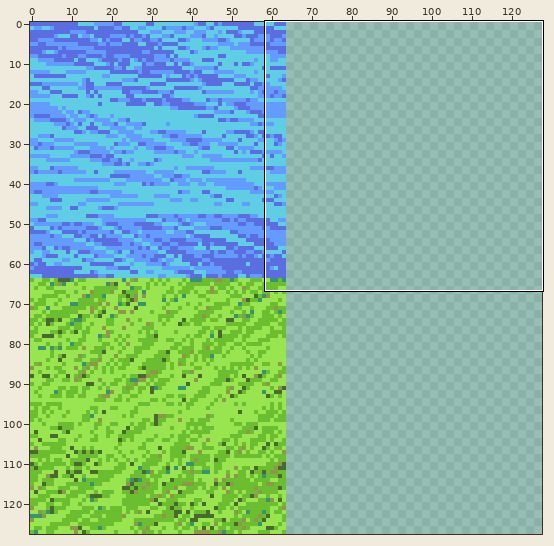
A sprite sheet gets an edit: assets/tiles/marged.png. Above: a wide view before the commit, with the close-up outlined.
Close-up. Earlier state:
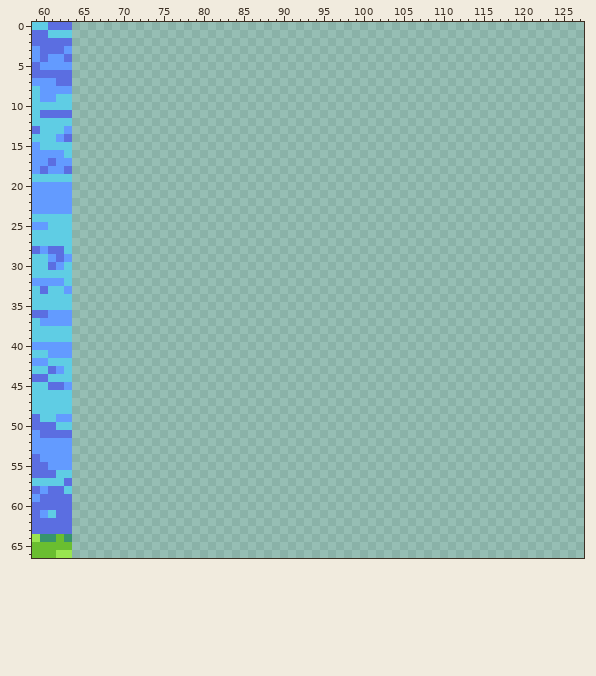
The file is 128x128 pixels. Shown: x 59..127, y 0..66.
After the commit:
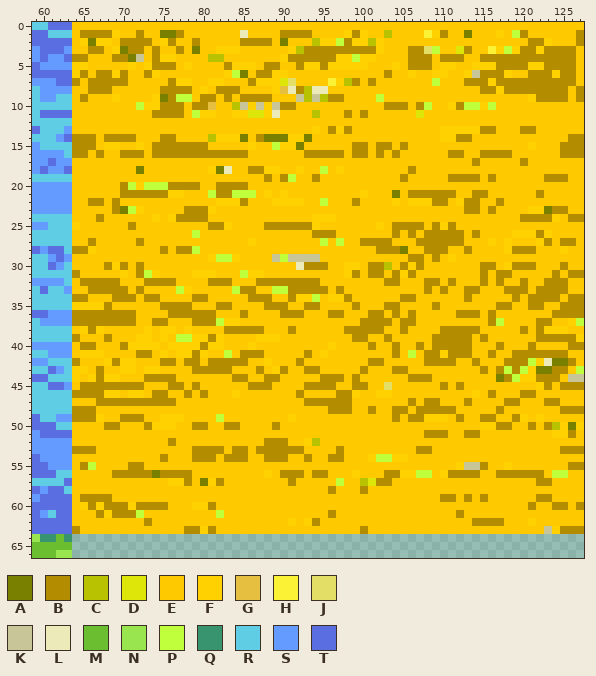
Palette (. is transparent): A #798000  B #b38c00  C #b8c200  D #dee609  E #ffc900  F #ffd100  G #e6bf40  H #fbf236  J #e3df66  K #c8c699  L #eceab9  M #6abe30  N #99e550  P #bfff3c  Q #37946e  R #5fcde4  S #639bff  T #5b6ee1
Changes in this commit:
Changed rows in their new state; - is an unchanged pixel.
first column x 64:
 0 EEEEEEEEEEEEEEEEEEEEEEEEEEEEEEEEEEEEEEEEEEEEEEEEEEEEEEEEEEEEEEEE
 1 EBBBBFEEBEEAABEEEEEEELEEEEBBBBEEEEFBFEECEEEEHFBEEAEEEFEPBEEEEEEB
 2 EFAFFEBBBBEFBEEBEEEEEBBBBEAEEECFFPBFFCFEEEEEEEEEEEEEEEEEEBBFEEEB
 3 EEBBEFABBEBEEBEAEEFFFEEEEEEFCBBBBBBBBBFEEEBBJPEEDBEEHFPFBBFBBBBE
 4 BBEEEBBAKEBFFEEEECCEEEEEEEFBBBBBBFFPFFEEEEBBBEBBBEEBBBBBBBBBBBBE
 5 FFEEEEEFEFBBBEFEEEEBFFFEBBEEBFFBFFFFFEEEFEBBBEFFEEFFFBBBBFFBBBBE
 6 FBEBBFBEEBFEEEEEEEEFPAEBBFFEEEEEEEEEEEEBEEFEEFFEEFKBBBFEEBBBFBBE
 7 BEBBBBBEEEEEBFFEEFFEEEBFFFDJEEEEHFCBEBEEEEEEEPEEEBBBFBBBBBBBBBBE
 8 EEBBBEEEEEEBBBBEFEBBBEEEEFGLBCLLEEEEEEEEEEEEEEEEEEEBBFBBBBBBBBEB
 9 EBEEEFEEEEFABPPEBBEBEBBBBEEEKCKCBBEEEEPEEEEEEEEEEEEEEEEEEFBBBBEB
10 EEEEEEEEPFFBBBEBBGEECKFKFKBBEEEEEEEEEEEBBBEBPEEFBPPFPEEEEEEEEEEE
11 EEEEEEEEEEBBBBEPFFEEFFDDFLEEEECEEEBEBEEEEEEDEEEEEEEEEEEEEEEEEEEE
12 EEEEEEEEEEEEEEEEEEEEEEEEEEEEEEEEEEEEEEEEEEEEEEEEEEEEEEEEEEEEEEEE
13 EEEEEEEEEEEEEEEEEEEEEEEEEEEEEEFEBFBEEEEEEEEEEEFFFFFBBEEEBBEEEEEE
14 BBBEBBBBEEEBBEEEECFFFAEBAAAFFAEEEEEEEEEEEEEEEEFFBBEEEEEEEEEEEEBB
15 BBBEFFEEFEBBBBBBBEEEEEFEEPFFAEEEEEEBBEBBEBEEEEEEEEEEEEEEEFEEEBBB
16 BBEBEEBBBEBBBBBBBBBBBBEEEEEEEBBBBBEBBEBEBEEEEEEBBEEBBBBEEEEEEBBB
17 EEEEEEEEEEEEEEEEEEEEEEEEEEEEEEEEEEEEEEEEEEEEEEEEEEBEEEEEBEEEEEEE
18 EEEEEEEEAEEEEEEEEFALEEBBFFEEFEEPEFEEEEEEEEBEEEEEEEEEEEEEEEEEEEEE
19 EEEEEEEEEEEEEEEEEEEEEEEEBEBPEEBEEEEEEEEEEBEEEEEBBBBEBEEEEEEBBBEE
20 EEEEEEBPFPPPBBBBEEBBBBEEEEEEEEEEEEEEEEEEEEEEEEEEEEEEEEEEEEEEEEEE
21 EEEEEEBBBBBBFFEEEPBBPPPEFEFEEEEEEEEEFEEEAEBBBBBBEEBBEEEEEEBEEEEE
22 EEBBEBEEEEEEEEEEEEFFFBEEEFFFFEEPEEEBEEEEFEFFFBBEFBBEEBEEEEEEEEEE
23 EEEEEBAPFEEEEEBBBFEEEEEEEEEEEEEEEEEEEEEEEEEEEEEEEBBEBEEEEFFABBEE
24 EEEBEEEEEEFEFBBBBEEEEEEEEEEEEEFFFEEEEEEEEEEEEEEEEEEEEEEEBBBBFEBB
25 FEEEEEEBEEEEEEEEEBBFEEEEBBBBBBFEEEEEEEFEBBBBEBFBEEEEEEEEEEEEEEEE
26 EEEEEEEEEEEEEEEPEEEEEEEEEEEEEEBBBEEEEEEEBEBEBBBBBEBEEEEFFFBFEEEE
27 EEBEEEEEBEEEEEEEEEEEEEFEEEEEEEEPEPEEBBBBEEEBBBBBBEEEFEFEEEFBEBBE
28 BBFEEEEEEEEBEBBPEEEEEEEEEEEEEEEEEEEEEEBBBAEEBBBEEBEEEEFBBBEEEFEE
29 EEEEEEEEEEEEEEEEEFPPFEEEEKPKKKKEEEEEEEEEEEBBEBEFEEEEEEEEEEEEEEEE
30 EEEEBFBEBEEEEEEEEEEEEEEEEEEELBBBEEFFEBBCEBFBEEEEEEEBBEFBBBEEEBEE
31 BEEEEEFEBPFEEEEFFFEEEPFFEEEEEEEEEEFBEBBEBFBEEEEEEEEBEBBEEEEEBEBB
32 EBBBBBEEEBBBBEEEEBBBEEEBBBBBBBBEEEEEEEEBBEEEBBEBEEEBEBEEBEEBBBEE
33 EEBBBBBEBEEEEPFEEEEEPBBEEPPBBBBBEBEEEEEEEEEEBEBEEBBEEEBBBEBBBBEE
34 BBEEEBBBEBBEEEEBBEEEEEBBBEEBFFPEFFBEEEEEEBBEEEEEEBEEEEEBEBBBBEBB
35 FFFFBEEEEEEBBBBEEEBBEEEEBBBEEBBEEEEBEEEBBEEEEBEEEEEEEBBEEBBEEBBB
36 BBBBBBBBEEEEBBBBBBEEEBEEEEBBBEEEBBEEEBBEBEBEEEEEBBBEBEEEEEEEBBBB
37 BBBBBBBBEEBBEEEBBBPFFEEEEEEEEEEEEEEEBBBBEBBEEEEEEEEEBPEEEEBBEEFP
38 EFBFEEEEEFEFFEFEEEEBBBBBEEEBEEEEEEBBBBBEEBEEEEBBBBBEEEEEBEBFFFEE
39 BEEEBEEEFFEFEPPFFBFEEEEFFFEEEEEEEEEBBEEBEEEEEBBBBBEBEEEEEEBBBBBF
40 EBBEEEBFFFFEFFFFBFFEEEFEEEEEEEEEFEEEEBEEBEEBEBBBBBEEEBEEEBEEEEBB
41 EFFFEEEEBBEFEFFBFEEPEBBBEEEEEBEFEEEEEEEEBEPEBBFBBBEEBEEBBBBBBBEE
42 BEEEFBFFEEEBBEBBEBBBBBEEFEEEBEEEEEEEEBBEEEEEBBBBEEBEEEBBBPFLAABE
43 FFEBEEFFEFFEEEEBBBBBEEEBEFBEEBBEEEEEBEEEBBEEEEEEEEEBEBPBPFAABBEP
44 FEFBFFEEEBBBBEEEEEEEBBEEBBEEEEEBBBEBEEEEEEBBBEEEEEEEEABPFFBBBEKK
45 EBBBBBBBBEEEBBEBEEEEEEBBBEEEEBBBBEEBBEEJEEEEEEBEBEEEEEEEEEFBEBBB
46 BBBBFFEFFEBBEEBEBEEEFEEEEEEEBEEEEBBFEEFFEEEEEEEEEEFEBEEEBBEEEEEE
47 EEEBBBBBBBBBBEEEEEEEEEEEEEEEEBBBBBBEEEEEEEBEBBEEEBEEEEBBEEEBBEEE
48 BBBEEEEEEEEEEEEEEEEEEEEEEEEEEEEEBBBEEBEEBBEBBBBBEEEEEBEEEEEEEBBB
49 BBBFEEBBBEEFFFEEEEPEEEEEEEEFEEEEEEEEEEEEBEBBFFFEBEEBBEEBFEFEEEEE
50 EEEEBBEEEBFFFEEBBEEBBEEEEBEEEEEEEEEEEEEEEEEEEEEEEEEFFBBEEBEBCFAF
51 EEEEEEEEEEEEEEEEEEEEEEEEEEEEEEEEEEEEEEEEEEEEBBBEEBBEEEEEEEEEFFBE
52 EEEEEEEEEEEEBEEEEEEEEEEEBBBEEFCEEEEEEEEEEEEEEEEEEEEEEEEEEEEEEEEE
53 BBBEEEEEEEEEEEEBBBBEBBEBBBBBBEEEEBEEEEEEEEEBBEEEEEEEEEEEEEEEEBBB
54 EEEEEEEEEEEBEEEBBBEBBBEEBBBEEBEEBBEEEFPPFFEEEEEEEEEEEEEEEEEEEEEE
55 EBPEEEEBBEEEEEEEEEEEEEEEEEEEEEEEEEEEEEEEEEEEEEEEFKKBEEFEEEEEEEBB
56 EEEEEBBBBBABBBBEEEEEEEEEFEBBBEBBEEEFEEEBBFFPPEFBBBBEEBBBBBBEPPEE
57 EEEEEEEEEEEEFFBEAFBEEEEEEEEBEEEEEPEECDBBEEEEEEEEEEEEEEEEEEBBEEEE
58 EEEEEEEEEEEEEEEEEEEEEEEEEEEEEEEEBEEEBEEEEEEEEEEEEEEEEEEEEEEEEEEE
59 EBBBBEEEEEEEEEEEEEEEEEEEEEEEEEEEEEEEEEEEEEEEEEBBEBEBEEEEEEBBEEEE
60 EFBFBBBFBBBBEEEFFBEEEEEEEEEEEEEEEEEEEEEEEEEEEEEEEEEEEEEEEBEEBBEB
61 EEEBFBBBPEEEEEEEEEPEEEEEEEEEEEEEBEEEEEEEEEEEEEEEBEEEEEEEEEEEEEEE
62 EEEEEEEEEBEEEEEEEEEEEEEEEEEFEFBEEEEEEEEEEEEEEEEEEEBBBBEEEFEEEEEE
63 BEEEEEEEEEEEEEBBFBEEEEEEEEEEEEEEEEEEBEEEEEEEEEEEEEEEEEEEEEEKFBBB
Boxes around the changes in both close-ups, in picture pixels (x1, y1, x2, y2):
added: (72, 22, 584, 534)
